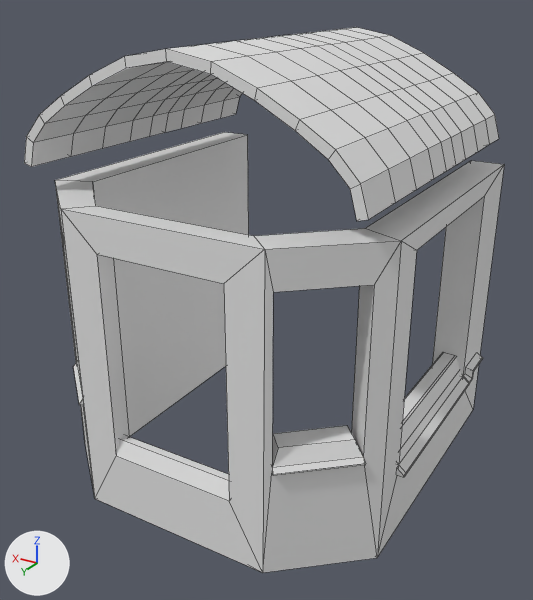
The Blender file Models/NorthTransept.blend, before and after one commit.
Camera for both pictures: a camera (50 mm lens) standing at (-8.55, 13.77, 11.49) and looking at (-0.11, -0.3, 4.46). The lights are fixed; the arrows at lower left show +X, +Y and +Z. Mesh edges are drawn as thin lines.

The first picture shows 'BezierCurve', 'Cube'.
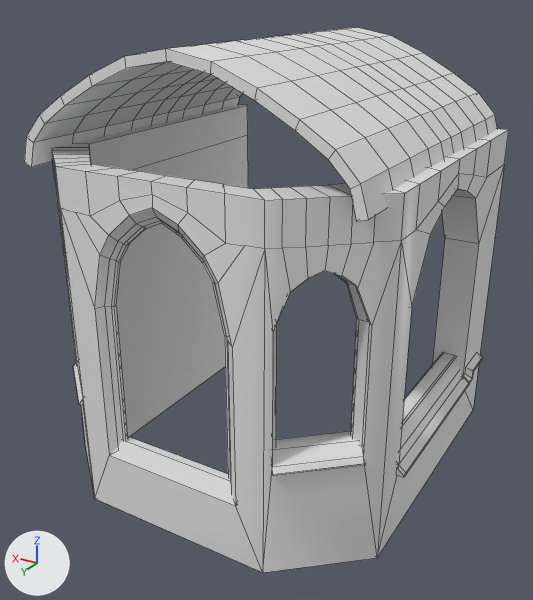
Where the change shows, as pixel boxes [x1, y1, x2, y2] in the pictures (533 x 600 px):
'Cube', reshaped, modifiers changed (6% taller): before [55, 132, 504, 573]; after [52, 105, 509, 573]
'BezierCurve', modifiers changed: before [24, 27, 499, 221]; after [24, 27, 497, 221]
part 1 of me_cube, built on: before [55, 165, 504, 571]; after [52, 105, 509, 571]
part 2 of me_cube, shading changed: [76, 135, 459, 572] in both

The change, as a diff of the scene's bpy script:
```diff
--- a/Models/NorthTransept.blend.py
+++ b/Models/NorthTransept.blend.py
@@ me_cube @@
 # used by ob_cube; location = (0.0, 0.0, 0.0)
-me_cube.from_pydata(...)  # 140 vertices, 146 faces; spans x -4.41..4.22, y -5.02..3.57, z 0.18..7.34
+me_cube.from_pydata(...)  # 418 vertices, 443 faces; spans x -4.41..4.22, y -5.02..3.59, z 0.18..8.2
+# me_cube part 1: 18 vertices moved from x -4.22..3.88, y -3.41..3.25, z 3.15..6.88 to x -4.22..3.88, y -3.41..3.32, z 3.06..5.77; 12 vertices removed from x -2.5..2.5, y 3.1..3.57, z 1.69..7.32; 290 vertices added at x -4.22..4.22, y -5.02..3.59, z 1.65..8.2
+# me_cube part 2: 107 kept faces spanning x -4.41..4.22, y -5.02..3.57, z 0.18..7.34 are now shaded smooth
 me_cube.materials.append(mat_material)
@@ ob_cube @@
 ob_cube.location = (0.0, 0.0, 0.0)
+_m = ob_cube.modifiers.new('EdgeSplit', 'EDGE_SPLIT')
+_m.split_angle = 0.873
@@ ob_beziercurve @@
 ob_beziercurve.location = (0.0, -1.21, 9.02)
+_m = ob_beziercurve.modifiers.new('EdgeSplit', 'EDGE_SPLIT')
+_m.split_angle = 0.529
```
